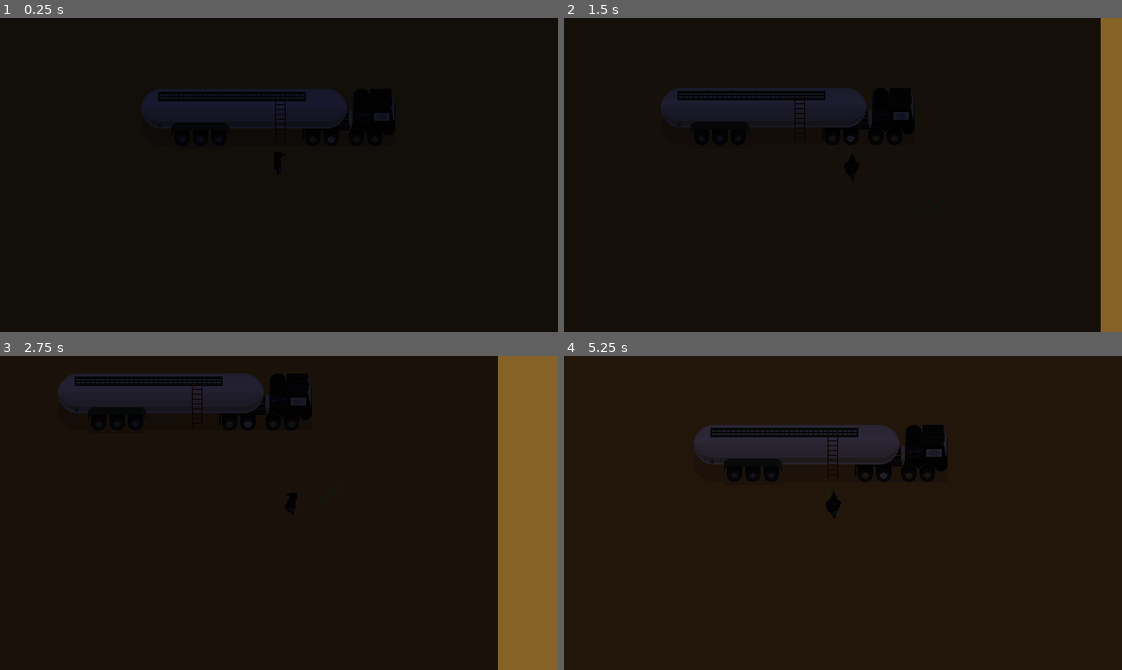
Above: before the commit, frames 1-4 (two rows, left to right).
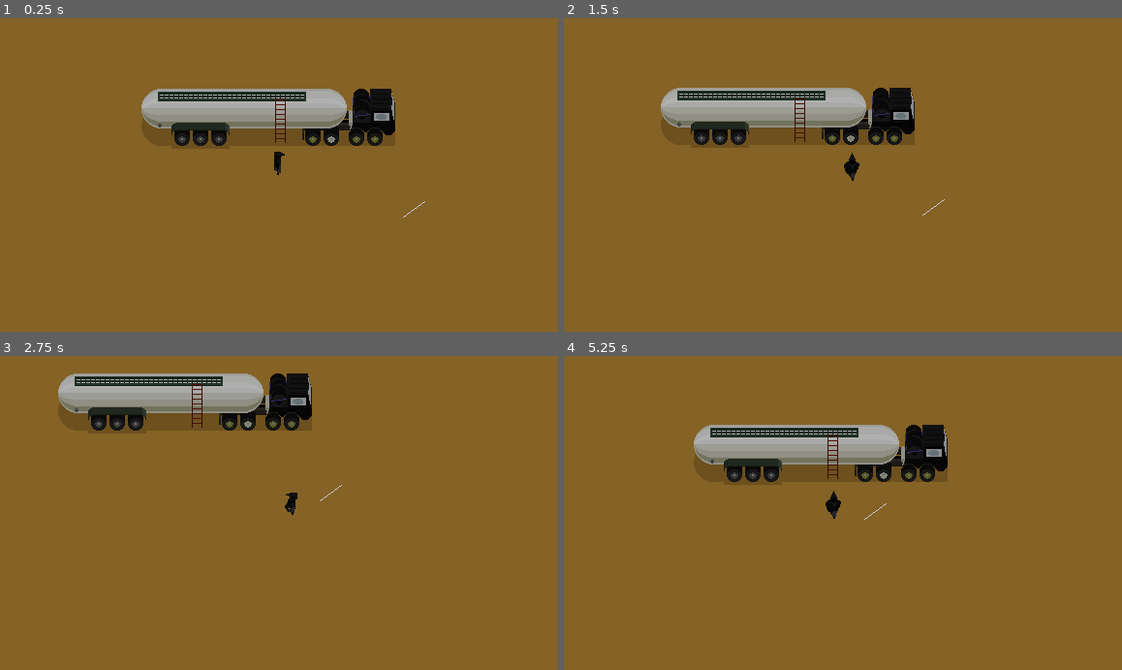
Above: after the commit, the same moments.

Repository: EptesicusDev/ViveLeFeu
Game: Godot game, scene res://level.tscn
Same seed, same stepped clock (60 frames per second), same inputs: the game is played once before the commit and once after it. This scene is started directly instead of the project's main scene.
Inputs (mouse positions are in pixels of both pictures, inside the frame that each line leads up to):
- Up to frame 1 (0.25 s): no input
- Up to frame 2 (1.5 s): tap Enter at 0.5 s; move the mouse to (965, 159) at 0.52 s; hold D (right) 0.53-1.28 s; tap E (action) at 0.6 s; tap H (home) at 0.8, 1.35 s; move the mouse to (731, 190) at 1.27 s; hold S (down) from 1.28 s (still down)
- Up to frame 3 (2.75 s): tap E (action) at 1.55, 2.1 s; move the mouse to (334, 443) at 2.02 s; release S (down) at 2.03 s; hold D (right) from 2.03 s (still down); tap H (home) at 2.3 s
- Up to frame 4 (5.25 s): move the mouse to (815, 575) at 2.77 s; release D (right) at 2.78 s; hold W (up) 2.78-3.53 s; click (815, 575) at 2.85 s; tap E (action) at 3.05, 4.55, 5.1 s; move the mouse to (1010, 560) at 3.52 s; hold A (left) 3.53-5.03 s; tap H (home) at 3.6 s; move the mouse to (675, 465) at 4.27 s; tap Tab (player_list) at 4.35 s; move the mouse to (870, 513) at 5.02 s; hold S (down) from 5.03 s (still down)

The runs differ from the first frame. In frame 1, 98% of the frame differs, in the area x 0-100%, y 0-100%; in frame 2, 94%; in frame 3, 87%; in frame 4, 98%.

Commit message:
build: drop staff

Diff:
--- a/level.tscn
+++ b/level.tscn
@@ -46,9 +46,9 @@
 script = ExtResource("1_p4gvl")
 
 [node name="Players" type="Node2D" parent="."]
-z_index = 2
-z_as_relative = false
 y_sort_enabled = true
+
+[node name="Items" type="Node" parent="."]
 
 [node name="MultiplayerSpawner" type="MultiplayerSpawner" parent="."]
 _spawnable_scenes = PackedStringArray("res://player.tscn")
@@ -67,9 +67,10 @@
 
 [node name="StaffItem" parent="." instance=ExtResource("3_ij2m7")]
 position = Vector2(148, 69)
-color = Color(0, 1, 0.243137, 1)
+color = Color(1, 1, 1, 1)
 
 [node name="CanvasModulate" type="CanvasModulate" parent="."]
+visible = false
 color = Color(0.133333, 0.141176, 0.258824, 1)
 
 [node name="AnimationPlayer" type="AnimationPlayer" parent="CanvasModulate"]
--- a/scripts/player/player.gd
+++ b/scripts/player/player.gd
@@ -63,16 +63,18 @@
 
 	move_and_slide()
 	# Other actions
-	match (input.current_action):
-		Actions.PICKUP:
-			if(nearest_staff):
+	if(input.has_action):
+		input.has_action = false # Eat the action once it is done
+		if($Staff.visible): # Player has a staff
+			var staff = preload("res://staff_item.tscn").instantiate()
+			staff.color = $Staff.self_modulate
+			staff.global_position = global_position
+			get_parent().get_parent().add_child(staff)
+			$Staff.visible = false
+		elif(nearest_staff):
 				$Staff.self_modulate = nearest_staff.color
 				$Staff.visible = true
 				nearest_staff.queue_free()
-			input.current_action = Actions.NONE # Eat the action once it is done
-
-		_:
-			pass
 
 
 func _process(_delta):
--- a/scripts/player/player_input.gd
+++ b/scripts/player/player_input.gd
@@ -6,13 +6,8 @@
 	ATTACK,
 }
 
-enum Actions {
-	NONE,
-	PICKUP,
-}
-
 @export var state: PlayerStates = PlayerStates.IDLE
-@export var current_action: Actions = Actions.NONE
+@export var has_action: bool = false
 @export var direction: Vector2 = Vector2.ZERO
 
 
@@ -26,8 +21,8 @@
 
 
 @rpc("call_local")
-func do_action(action: Actions) -> void:
-	current_action = action
+func do_action() -> void:
+	has_action = true
 
 
 func _process(_delta) -> void:
@@ -38,7 +33,7 @@
 		_: # States that can transition immediately
 			# Pickup
 			if(Input.is_action_just_pressed("action")):
-				do_action.rpc(Actions.PICKUP)
+				do_action.rpc()
 			# Input vector
 			direction = Input.get_vector("left", "right", "up", "down")
 			if(direction):
--- a/scripts/staff_item/staff_item.gd
+++ b/scripts/staff_item/staff_item.gd
@@ -6,5 +6,4 @@
 
 
 func  _ready() -> void:
-	self.rotation = deg_to_rad(randi_range(0, 4) * 90)
 	$Sprite2D.self_modulate = color
